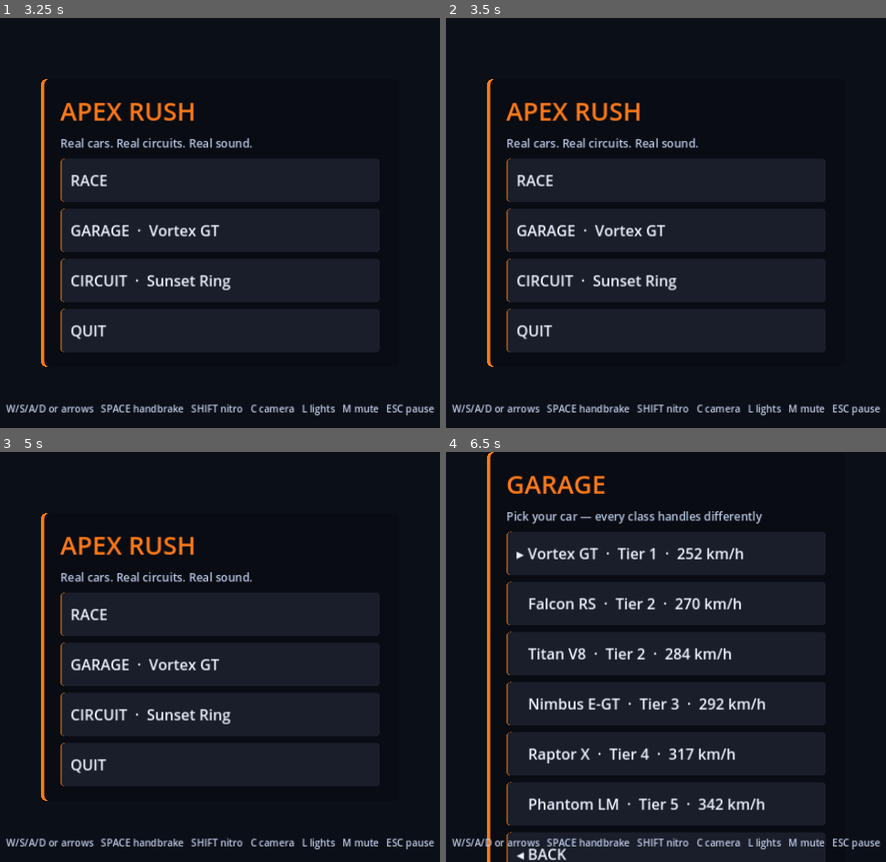
Above: before the commit, frames 1-4 (two rows, left to right).
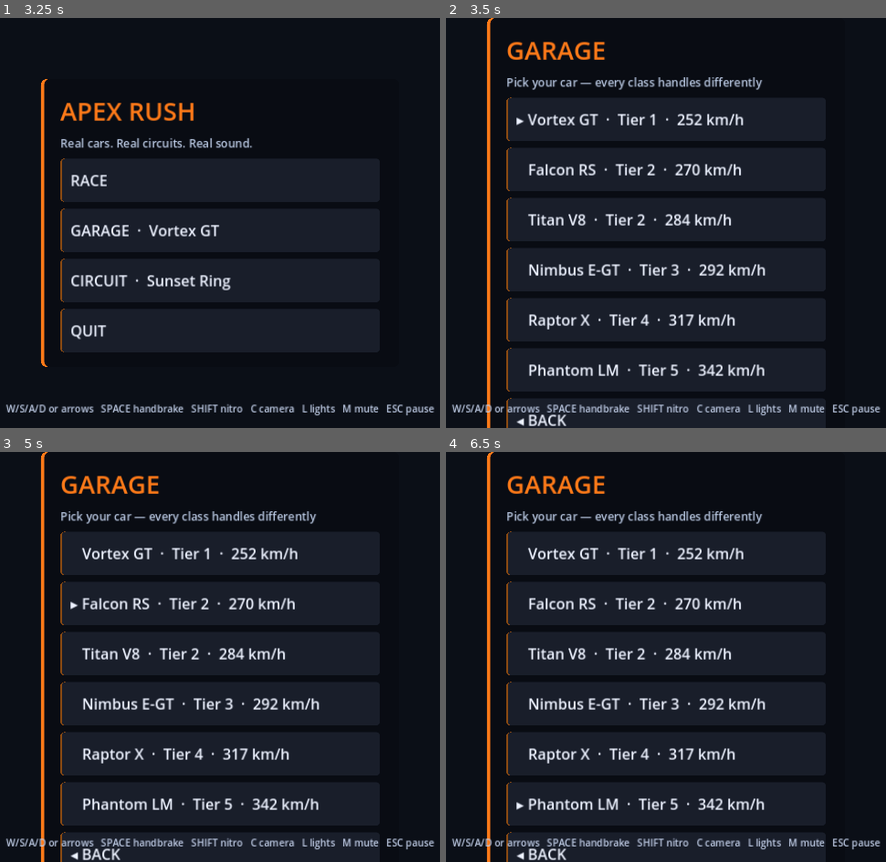
Above: after the commit, the same moments.

Repository: abdlahcn4/Apex-rush
Game: Godot game, scene res://scenes/main.tscn
The game is run twice, just before and just after one commit, with the same random seed, the same clock (stepped at 60 frames per second) and the same inputs.
Inputs (mouse positions are in pixels of both pictures, inside the frame that each line leads up to):
- Up to frame 1 (3.25 s): tap Enter at 0.5, 2 s; move the mouse to (382, 202) at 0.52 s; hold D 0.53-1.25 s; hold Shift 0.53-1.25 s; click (382, 202) at 0.67 s; tap Space at 0.77, 1.25, 2.75 s; drag from (74, 243) to (184, 305) at 1.27 s; move the mouse to (294, 132) at 2.02 s; hold D 2.03-2.75 s; tap R at 2.1 s; click (294, 132) at 2.17 s; drag from (184, 305) to (0, 161) at 2.77 s
- Up to frame 2 (3.5 s): no input
- Up to frame 3 (5 s): move the mouse to (439, 718) at 3.52 s; hold A 3.53-4.25 s; tap L at 3.6 s; click (439, 718) at 3.67 s; tap Space at 3.77 s; tap Enter at 4.25 s; drag from (0, 595) to (110, 554) at 4.27 s
- Up to frame 4 (6.5 s): move the mouse to (701, 657) at 5.02 s; hold S 5.03-5.75 s; hold Shift 5.03-5.75 s; click (701, 657) at 5.17 s; tap Space at 5.75 s; drag from (556, 554) to (520, 677) at 5.77 s

Frame 1 is identical in both runs. In frame 2, 8.6% of the frame differs, in the area x 9-73%, y 0-100%; in frame 3, 8.6%; in frame 4, 0.7%.

Commit message:
Menu taps: convert window-space input positions to viewport space
Node._input delivers coordinates in window space while Controls are laid out in viewport
space; with the canvas_items stretch mode these differ (the CI window is 20x the
viewport, a phone is ~1.9x), so hit-testing against button rects missed every tap.

Co-authored-by: arena-agent <297053741+arena-agent@users.noreply.github.com>

Diff:
--- a/godot/scripts/game_ui.gd
+++ b/godot/scripts/game_ui.gd
@@ -263,6 +263,7 @@
 	if event is InputEventScreenTouch:
 		_touch_seen = true
 		var touch := event as InputEventScreenTouch
+		touch.position = _view_space(touch.position)
 		if touch.pressed:
 			_press_pos = touch.position
 			_press_index = touch.index
@@ -276,6 +277,7 @@
 		_activate_at(touch.position)
 	elif event is InputEventMouseButton:
 		var mb := event as InputEventMouseButton
+		mb.position = _view_space(mb.position)
 		if mb.button_index != MOUSE_BUTTON_LEFT:
 			return
 		if _touch_seen:
@@ -287,6 +289,20 @@
 		if _press_index == -2:
 			_press_index = -1
 			_activate_at(mb.position)
+
+
+## Node._input reports positions in window space. Controls live in viewport space, and
+## with a stretch mode the two differ by the viewport's final transform (a phone at
+## 2400x1080 against a 1280x720 viewport is ~1.9x). Convert before hit-testing.
+func _view_space(pos: Vector2) -> Vector2:
+	var vp := get_viewport()
+	if vp == null:
+		return pos
+	var xf := vp.get_final_transform()
+	var scale := xf.get_scale()
+	if absf(scale.x) < 0.0001 or absf(scale.y) < 0.0001:
+		return pos
+	return xf.affine_inverse() * pos
 
 
 func _activate_at(pos: Vector2) -> void:
